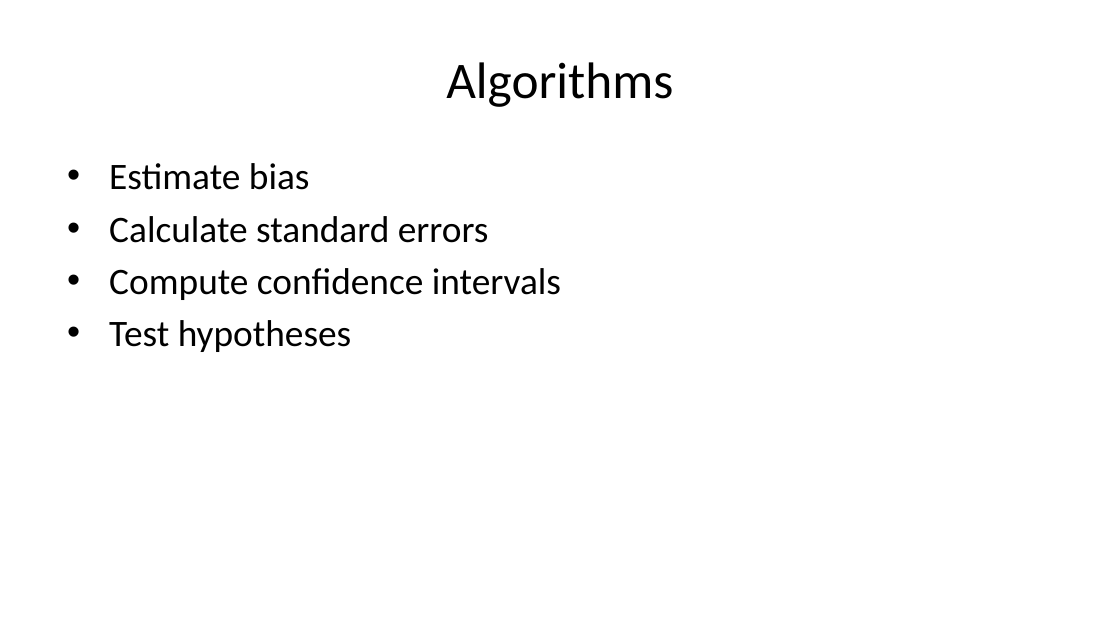
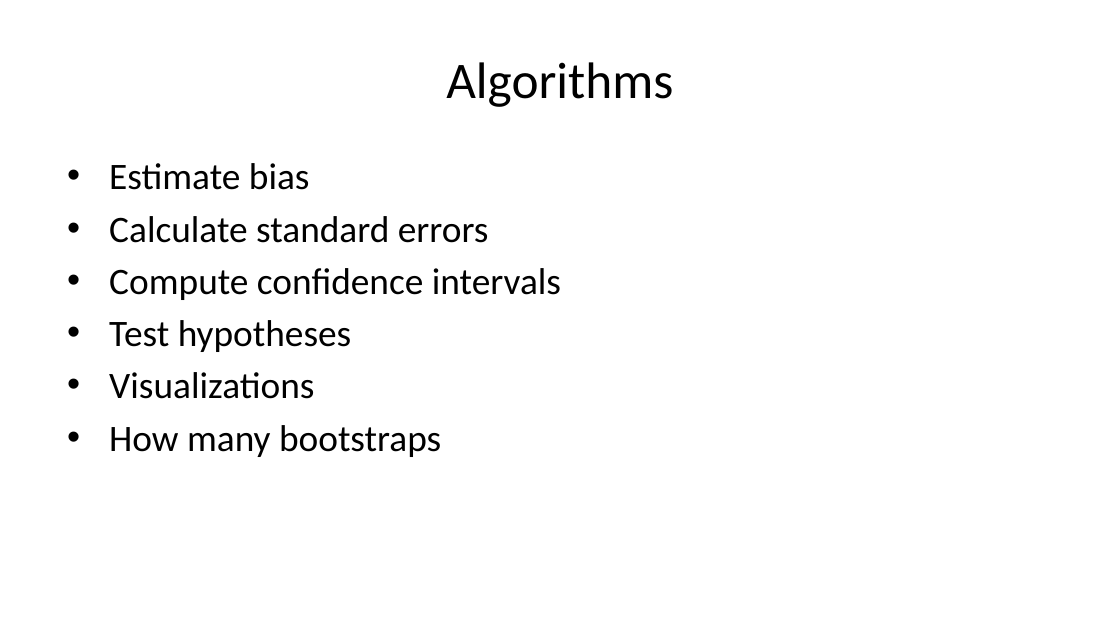
Before and after one commit to pmean/papers-and-presentations, a slide deck: slide 28 of bootstrap/src/bootstrap-slides.pptx (slide 22 before the commit). Drawn at 1120x630 pixels with LibreOffice and Linux fonts; fonts in the diff are those of the drawing. Boxes give left, top, right and bottom in pixels: in the first picture for what was removed or moved away, otherwise in the second. Text is boxed around its words. In the diff, an @@ line names an element or a change of style, - is before the commit and + after.

Commit message:
More tweaks in bootstrap slides

```diff
--- a/bootstrap/src/bootstrap-slides.pptx
+++ b/bootstrap/src/bootstrap-slides.pptx
@@ text at box(109, 372, 441, 457): paragraphs added @@
+• Visualizations
+• How many bootstraps
```
Also in this commit, not shown: 12 other slides changed, 7 slides added, 7 other files.
